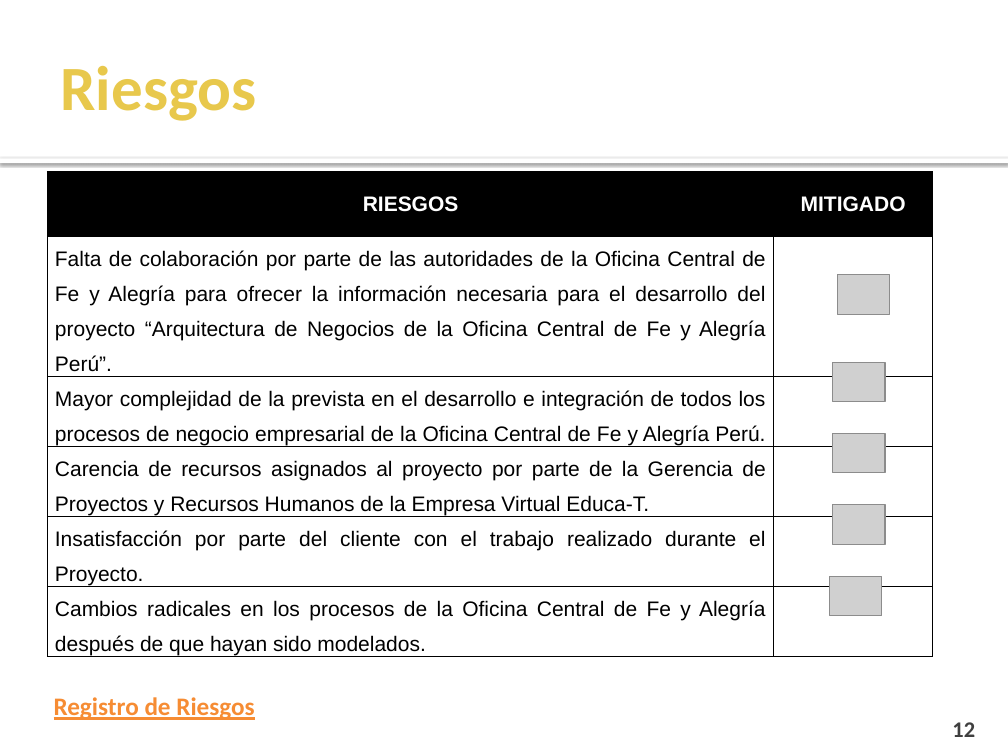
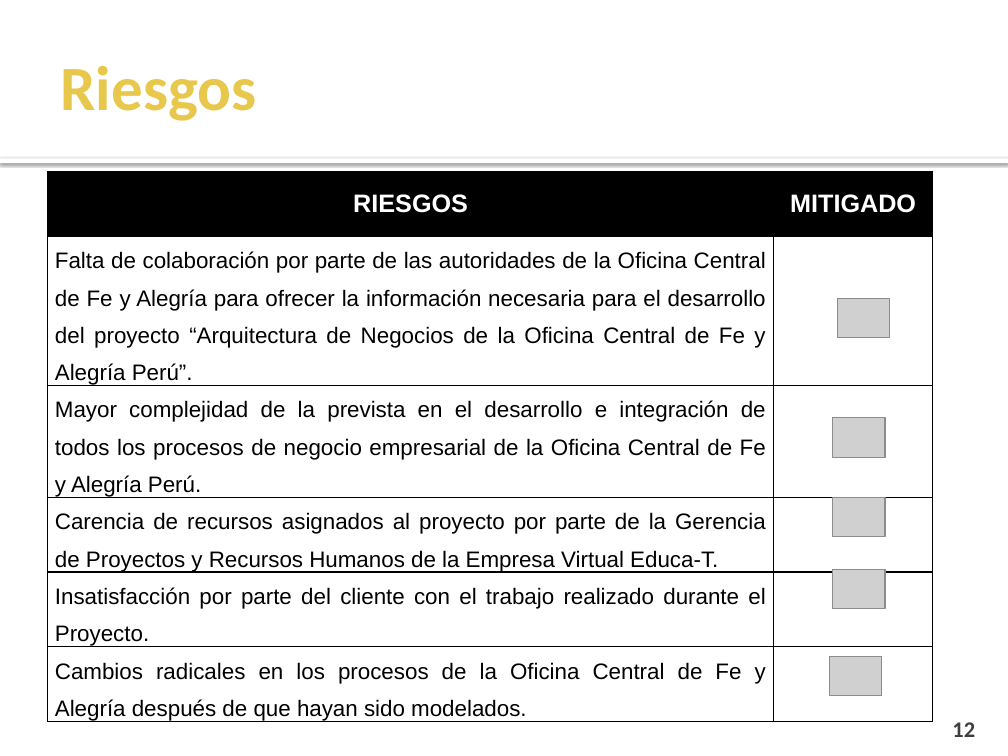
Before and after one commit to cms/proyecto-fya, a slide deck: slide 12 of Presentacion Avance 1/Presentación Semana 5 v3.0.pptx. Drawn at 1008x756 pixels with LibreOffice and Linux fonts; fonts in the diff are those of the drawing; grey boxes stand for pictures; background and template pictures are left out. Boxes give left, top, right and bottom in pixels: in the first picture for what was removed or moved away, otherwise in the second. Text is boxed around its words. In the diff, an @@ line names an element or a change of style, - is before the commit and + after.

```diff
--- a/Presentacion Avance 1/Presentación Semana 5 v3.0.pptx
+++ b/Presentacion Avance 1/Presentación Semana 5 v3.0.pptx
@@ table at bbox=[47, 171, 932, 725] @@
@@ size 15 to 18 pt in "RIESGOS", "MITIGADO" @@
@@ size 15 to 16 pt @@
@@ picture: place and size @@
-picture at bbox=[838, 275, 890, 314]
+picture at bbox=[838, 298, 890, 338]
@@ picture: place and size @@
-picture at bbox=[833, 362, 885, 401]
+picture at bbox=[833, 418, 885, 458]
@@ picture: place and size @@
-picture at bbox=[833, 433, 885, 473]
+picture at bbox=[833, 497, 885, 536]
@@ picture: place and size @@
-picture at bbox=[833, 505, 885, 544]
+picture at bbox=[833, 570, 885, 609]
@@ picture: place and size @@
-picture at bbox=[830, 577, 882, 616]
+picture at bbox=[830, 656, 882, 696]
@@ text removed at bbox=[54, 697, 254, 720] @@
-Registro de Riesgos
```
Also in this commit, not shown: 5 other files.
